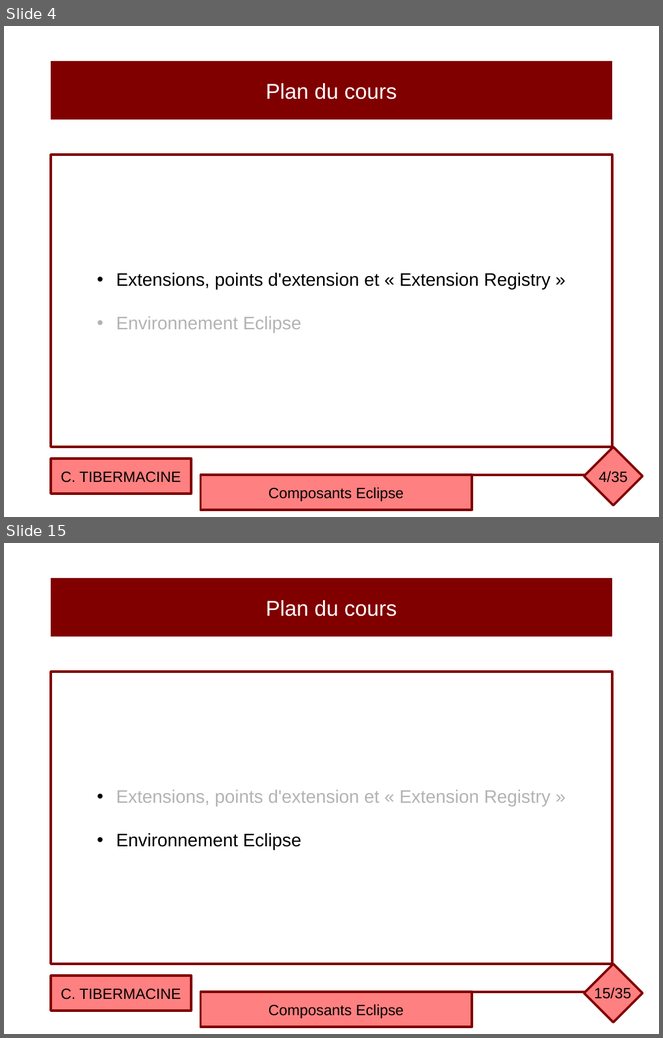
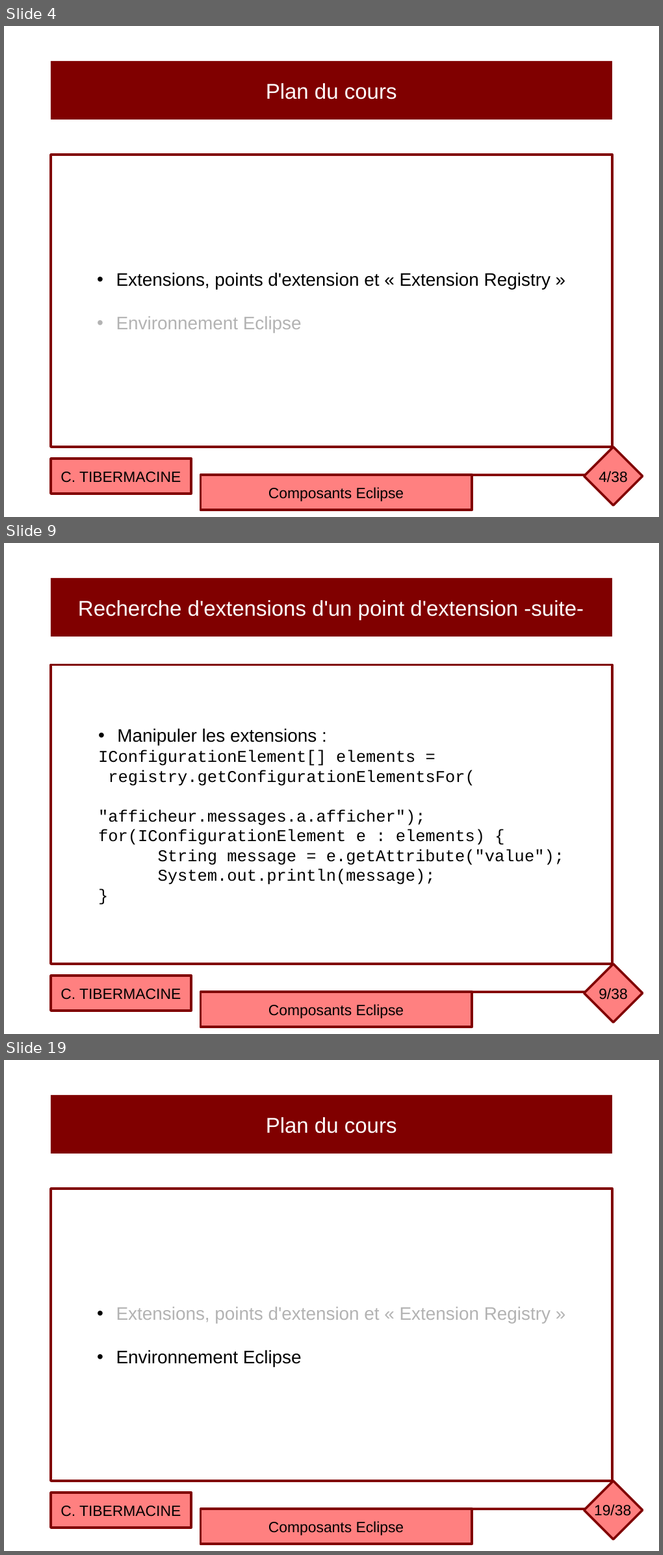
Before and after one commit to ctiber/composants, a slide deck: cours/cours4.odp. Shown one above the other, each under a label of ours: slides 4 and 15 before the commit, slides 4, 9 and 19 after it; the slides between them are not shown. The pictures are 663x1038 and 663x1555 pixels, drawn with LibreOffice and Linux fonts; fonts in the diff are those of the drawing. Boxes give left, top, right and bottom in pixels: in the first picture for what was removed or moved away, otherwise in the second. Text is boxed around its words. In the diff, an @@ line names an element or a change of style, - is before the commit and + after.

```diff
--- a/cours/cours4.odp
+++ b/cours/cours4.odp
@@ slide 9 added at (4, 543, 659, 1034), background #FFFFFF @@
@@ rectangle added at (51, 578, 613, 637), fill #800000, 26 pt, text #FFFFFF @@
+Recherche d'extensions d'un point d'extension -suite-
@@ rectangle added at (51, 665, 613, 965), fill #FFFFFF, outline #800000 2.83 pt, 20 pt, text #000000 @@
+• Manipuler les extensions :
+IConfigurationElement[] elements =
+registry.getConfigurationElementsFor(
+"afficheur.messages.a.afficher");
+for(IConfigurationElement e : elements) {
+String message = e.getAttribute("value");
+System.out.println(message);
+}
@@ diamond added at (584, 965, 642, 1023), fill #FF8080, outline #800000 2.83 pt @@
@@ rectangle added at (51, 976, 191, 1011), fill #FF8080, outline #800000 2.83 pt, 18 pt, text #000000 @@
+C. TIBERMACINE
@@ page number added at (599, 988, 627, 1000), 18 pt, text #000000 @@
+9/38
@@ rectangle added at (201, 993, 473, 1027), fill #FF8080, outline #800000 2.83 pt, 18 pt, text #000000 @@
+Composants Eclipse
@@ line added from (589, 993) to (437, 993), #800000 2.83 pt @@
@@ page number at (599, 471, 627, 483): text changed @@
-4/35
+4/38
@@ what was slide 15 is now slide 19 @@
@@ page number at (594, 1505, 631, 1520): text changed @@
-15/35
+19/38
```
Also in this commit, not shown: 21 slides changed, 3 other slides added, 1 slide removed, 1 other file.
